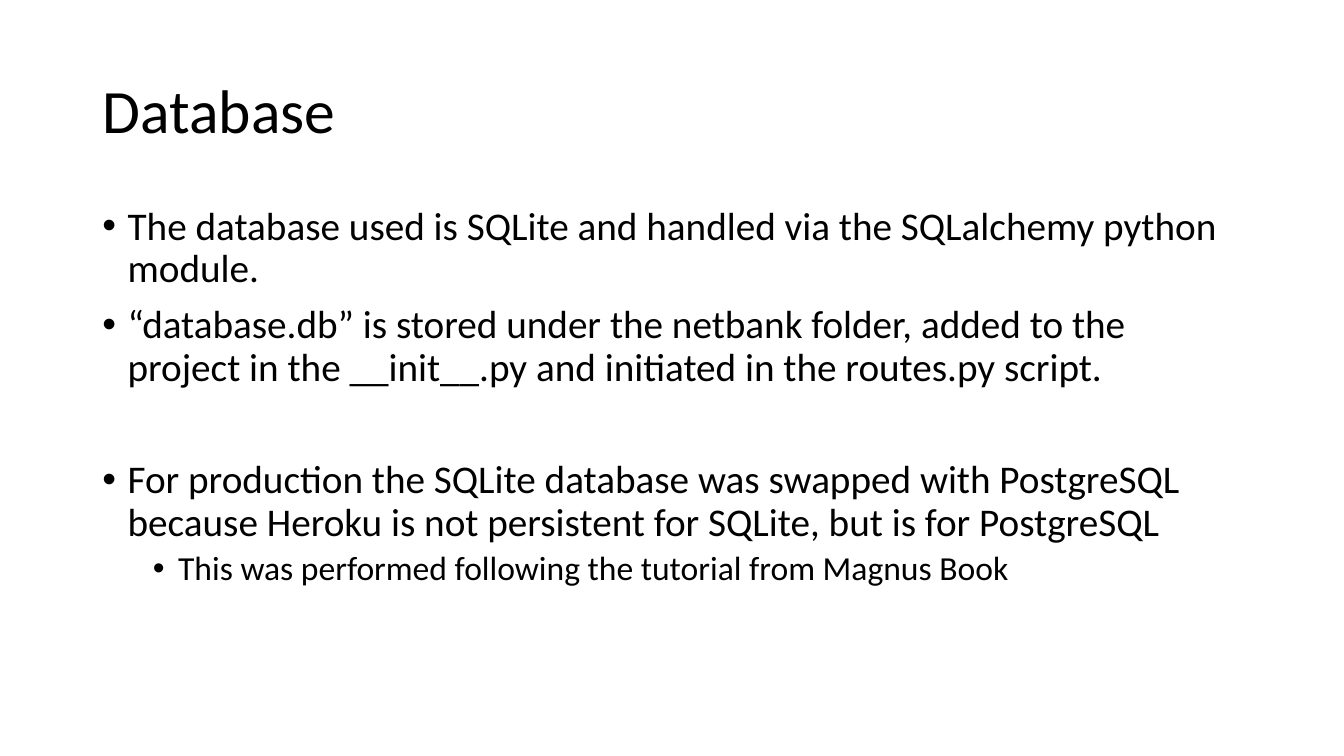
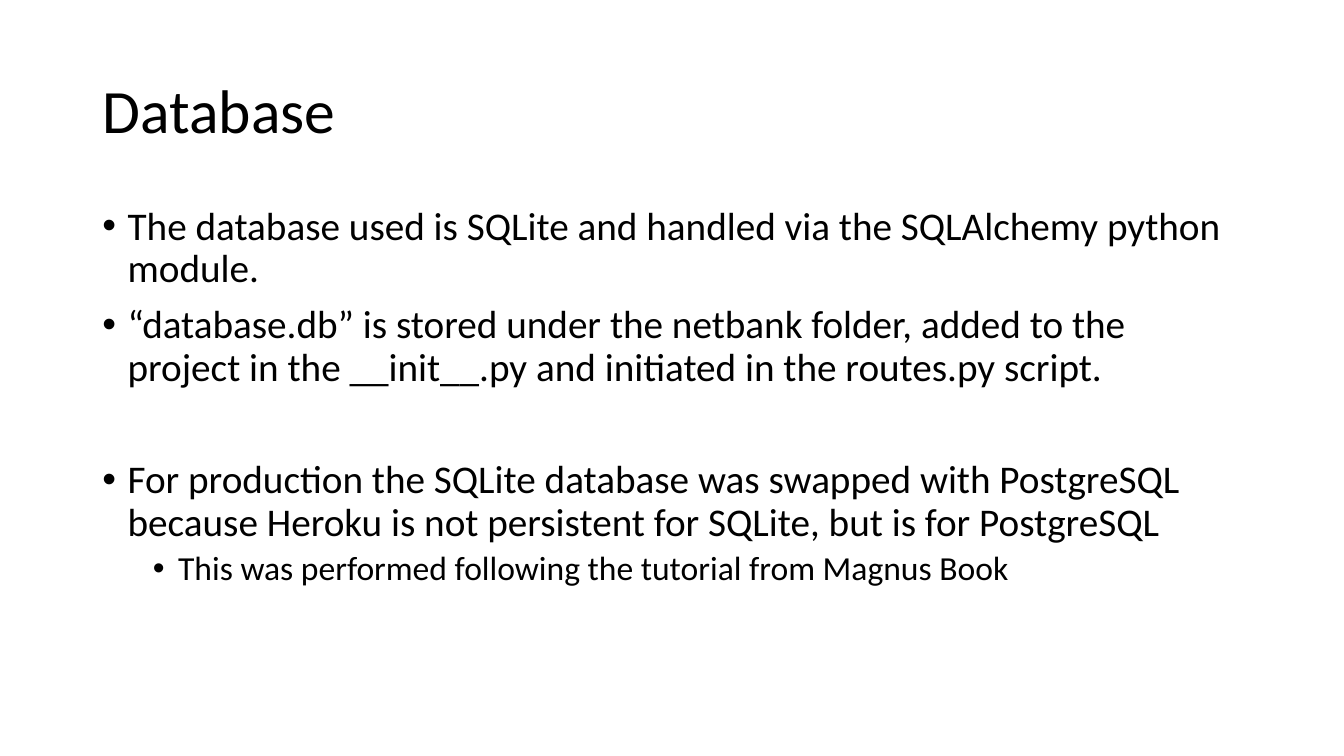
Before and after one commit to jkunnas58/dat250_netbank_fall_2020, a slide deck: slide 7 of Project_report_group_9.pptx. Drawn at 1344x756 pixels with LibreOffice and Linux fonts; fonts in the diff are those of the drawing. Boxes give left, top, right and bottom in pixels: in the first picture for what was removed or moved away, otherwise in the second. Text is boxed around its words. In the diff, an @@ line names an element or a change of style, - is before the commit and + after.

Commit message:
update

```diff
--- a/Project_report_group_9.pptx
+++ b/Project_report_group_9.pptx
@@ text at [128, 212, 1220, 283]: text changed @@
-• The database used is SQLite and handled via the SQLalchemy python module.
+• The database used is SQLite and handled via the SQLAlchemy python module.
```
Also in this commit, not shown: 2 other slides changed, 1 slide added.
